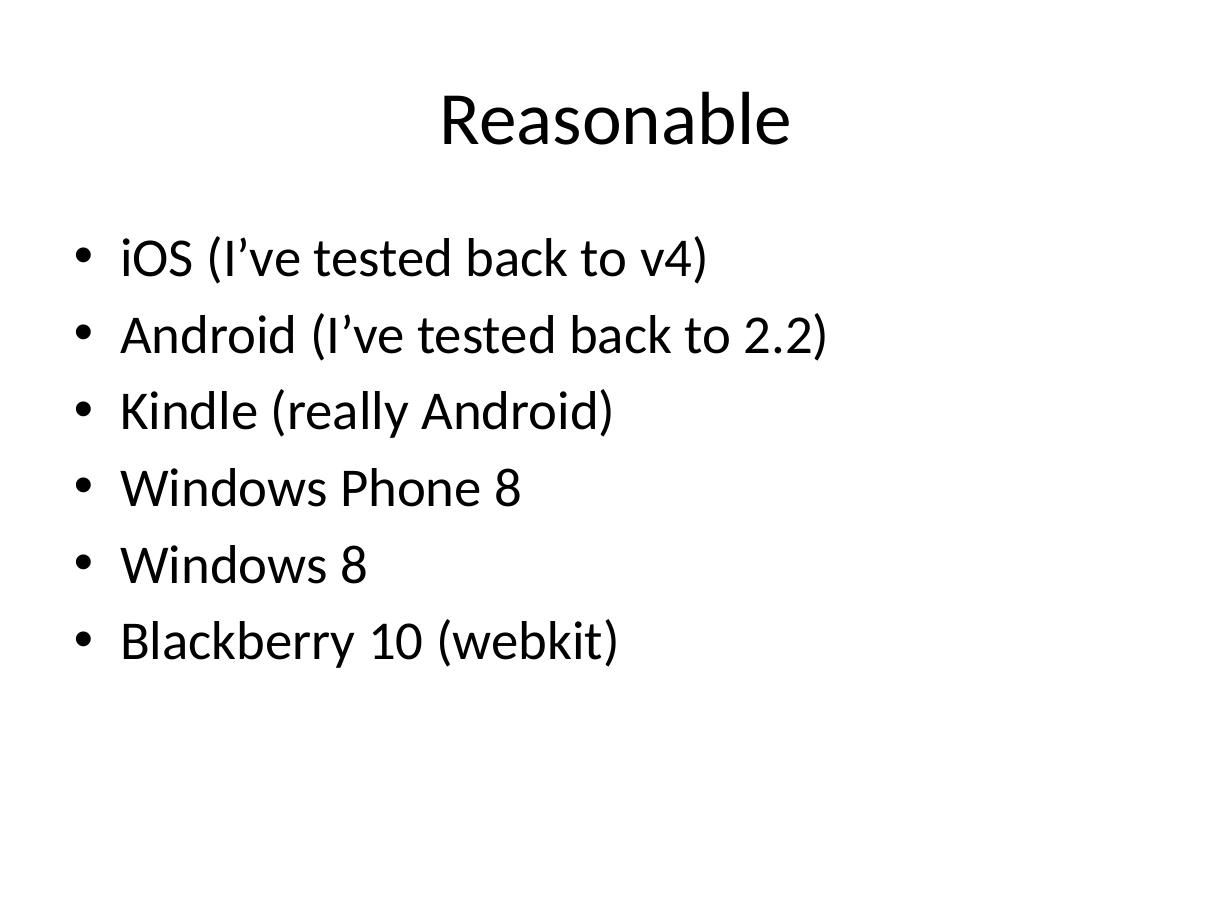
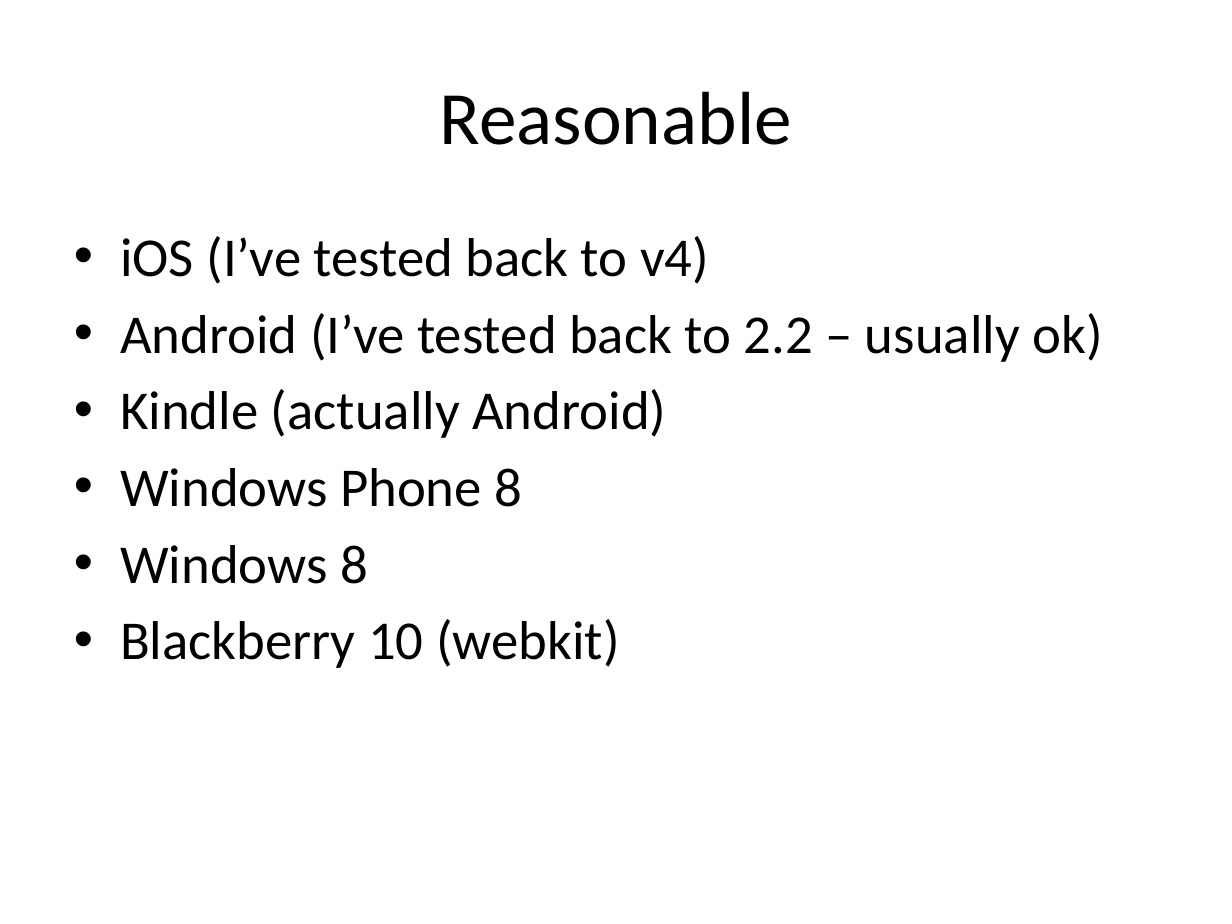
Before and after one commit to Mallioch/Presentations, a slide deck: slide 26 of 2013_3_16__touchy_web_applications__cowtowncc/touchy.pptx (slide 25 before the commit). Drawn at 1232x924 pixels with LibreOffice and Linux fonts; fonts in the diff are those of the drawing. Boxes give left, top, right and bottom in pixels: in the first picture for what was removed or moved away, otherwise in the second. Text is boxed around its words. In the diff, an @@ line names an element or a change of style, - is before the commit and + after.

```diff
--- a/2013_3_16__touchy_web_applications__cowtowncc/touchy.pptx
+++ b/2013_3_16__touchy_web_applications__cowtowncc/touchy.pptx
@@ text at [120, 313, 1102, 438]: text changed @@
-• Android (I’ve tested back to 2.2)
-• Kindle (really Android)
+• Android (I’ve tested back to 2.2 – usually ok)
+• Kindle (actually Android)
```
Also in this commit, not shown: 4 other slides changed, 3 slides added, 25 other files.
